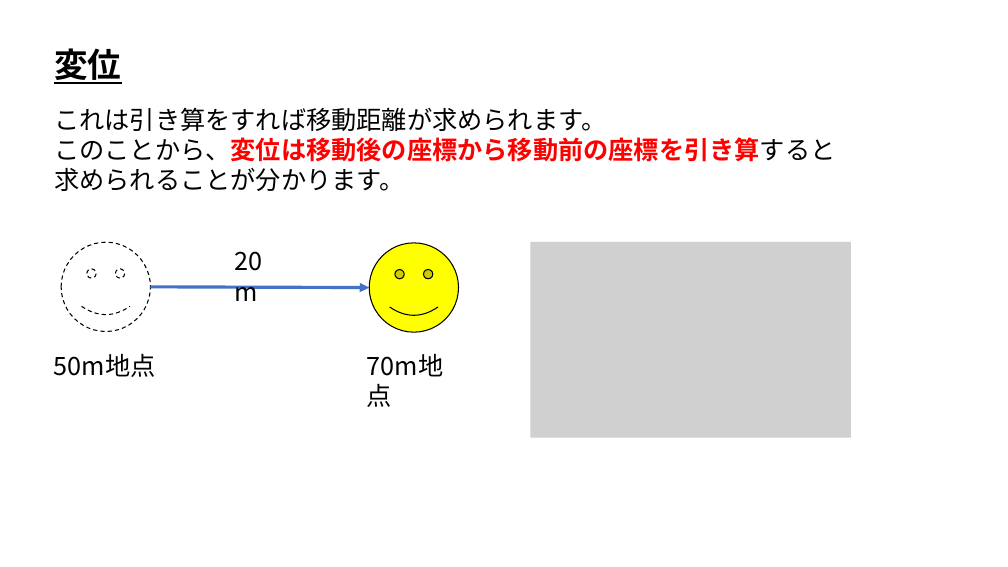
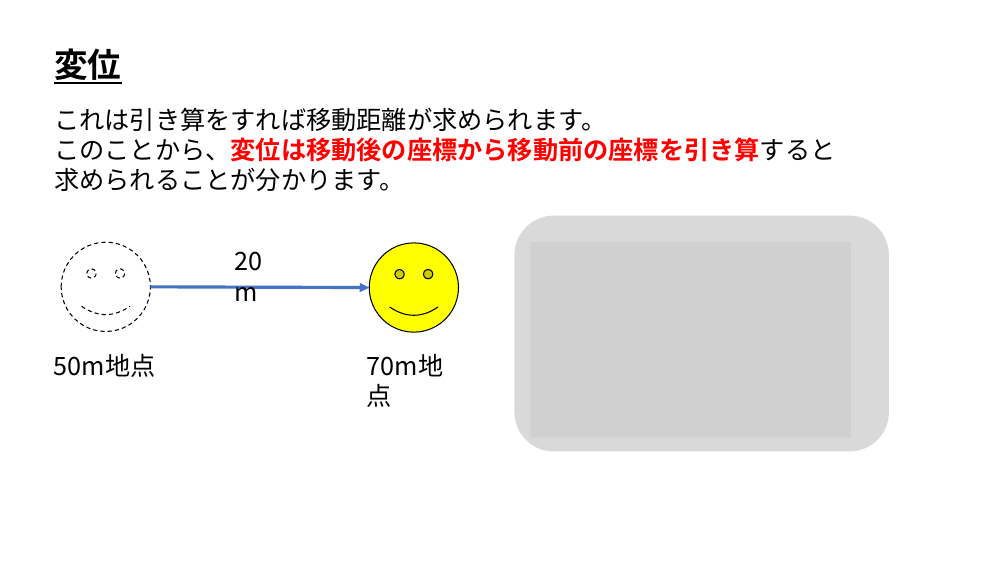
Before and after one commit to ArakiYusuke-Ohara/Textbook, a slide deck: slide 3 of ゲーム科1年/00_前期/ゲームプログラミングⅢ/ゲーム数学/座学/14_変位.pptx. Drawn at 1008x567 pixels with LibreOffice and Linux fonts; fonts in the diff are those of the drawing; grey boxes stand for pictures. Boxes give left, top, right and bottom in pixels: in the first picture for what was removed or moved away, otherwise in the second. Text is boxed around its words. In the diff, an @@ line names an element or a change of style, - is before the commit and + after.

```diff
--- a/ゲーム科1年/00_前期/ゲームプログラミングⅢ/ゲーム数学/座学/14_変位.pptx
+++ b/ゲーム科1年/00_前期/ゲームプログラミングⅢ/ゲーム数学/座学/14_変位.pptx
@@ rounded rectangle added at [515, 216, 889, 451], fill #D9D9D9 @@
```
Also in this commit, not shown: 6 other files.
